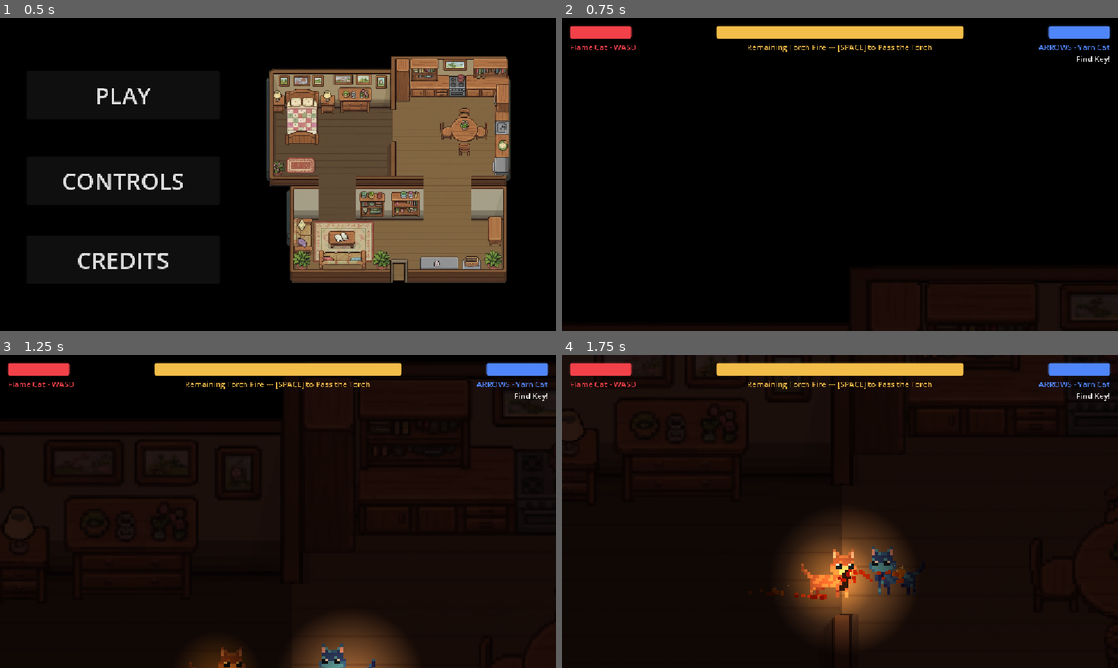
Above: before the commit, frames 1-4 (two rows, left to right).
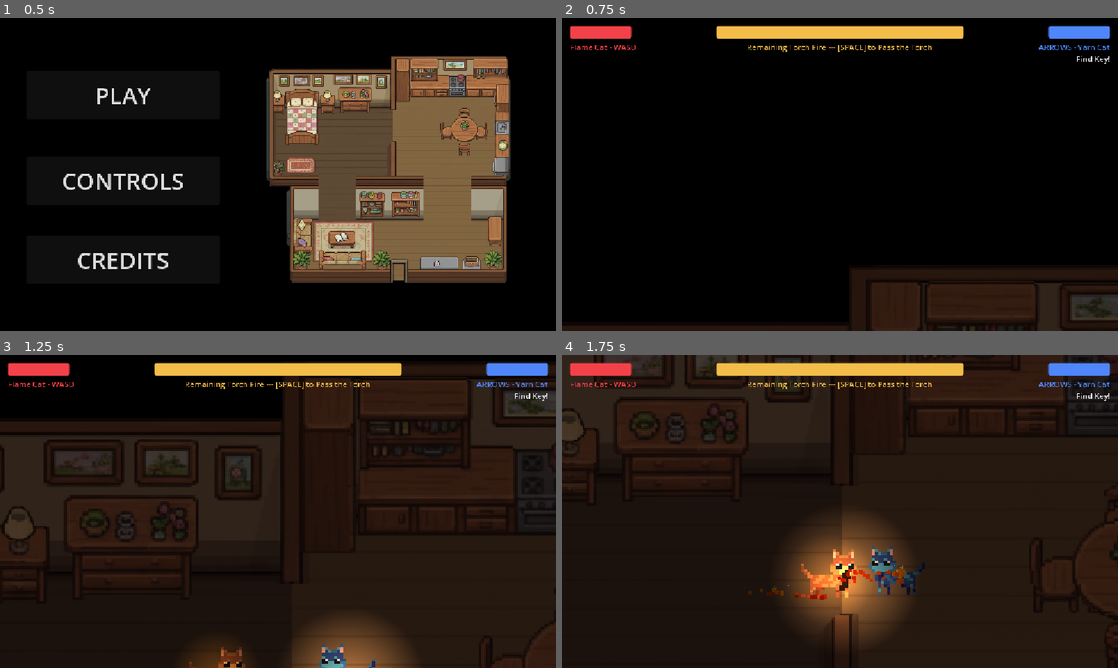
Above: after the commit, the same moments.

Repository: anqilique/GDGJam2-2025
Game: Godot game, scene res://Scenes/start_menu.tscn
Two runs of this game, one before a commit and one after it. Both use one fixed random seed, a clock stepped at 60 frames per second and the inputs below. The engine's default icon, where the game draws it, is replaced by a stand-in: a white triangle on a blue panel in a dark square.
Inputs (mouse positions are in pixels of both pictures, inside the frame that each line leads up to):
- Up to frame 1 (0.5 s): no input
- Up to frame 2 (0.75 s): click "PLAY" at 0.5 s
- Up to frame 3 (1.25 s): no input
- Up to frame 4 (1.75 s): move the mouse to (962, 495) at 1.27 s; hold D (fire_cat_move_right) from 1.28 s (still down); tap Space (yarn_cat_pass_torch) at 1.35 s; tap Shift (yarn_cat_search) at 1.55 s

Frame 1 is identical in both runs. In frame 2, 0.6% of the frame differs, in the area x 56-100%, y 85-100%; in frame 3, 2.3%, in the area x 0-100%, y 8-100%; in frame 4, 1.5%.

Commit message:
Move Search UI

Diff:
--- a/Scenes/map.tscn
+++ b/Scenes/map.tscn
@@ -231,7 +231,7 @@
 region_rect = Rect2(35, 102, 35, 346)
 
 [node name="DarknessNode" type="DirectionalLight2D" parent="."]
-color = Color(0.07058824, 0, 0, 0.89411765)
+color = Color(0.07058824, 0, 0, 0.75686276)
 blend_mode = 2
 range_z_max = 3
 
--- a/Scenes/yarn_cat.tscn
+++ b/Scenes/yarn_cat.tscn
@@ -63,17 +63,6 @@
 sprite_frames = SubResource("SpriteFrames_efeje")
 frame = 1
 frame_progress = 0.8095545
-
-[node name="SearchLabel" type="Label" parent="."]
-z_index = 4
-offset_left = -59.0
-offset_top = -49.0
-offset_right = 79.0
-offset_bottom = -22.0
-theme_override_font_sizes/font_size = 8
-text = "Search {location}?
-[SHIFT]"
-horizontal_alignment = 1
 
 [node name="BodyCollisionShape2D" type="CollisionShape2D" parent="."]
 rotation = -1.5707964
@@ -144,6 +133,18 @@
 rect = Rect2(-5, -5, 10, 10)
 script = ExtResource("11_lj1v2")
 
+[node name="CanvasLayer" type="CanvasLayer" parent="."]
+
+[node name="SearchLabel" type="Label" parent="CanvasLayer"]
+modulate = Color(0.30980393, 0.5254902, 0.9764706, 1)
+z_index = 4
+offset_left = 320.0
+offset_top = 112.0
+offset_right = 832.0
+offset_bottom = 139.0
+text = "Yarn Cat - Search {location}? [SHIFT]"
+horizontal_alignment = 1
+
 [connection signal="timeout" from="CanDropTimer" to="." method="_on_can_drop_timer_timeout"]
 [connection signal="timeout" from="BurnTimer" to="." method="_on_burn_timer_timeout"]
 [connection signal="screen_entered" from="VisibleOnScreenNotifier2D" to="VisibleOnScreenNotifier2D" method="_on_screen_entered"]
--- a/Scripts/SearchSpots.gd
+++ b/Scripts/SearchSpots.gd
@@ -75,4 +75,4 @@
 func _on_search_body_exited(body: Node2D) -> void:
 	if body.name == "YarnCat":
 		can_search = ""
-		yarn_cat.get_node("SearchLabel").hide()
+		yarn_cat.get_node("CanvasLayer/SearchLabel").hide()
--- a/Scripts/YarnCat/YarnCat.gd
+++ b/Scripts/YarnCat/YarnCat.gd
@@ -16,14 +16,14 @@
 func _ready() -> void:
 	fire_cat = get_tree().get_first_node_in_group("FireCat")
 	$BurnTimer.wait_time = Globals.alight_time
-	$SearchLabel.hide()
+	$CanvasLayer/SearchLabel.hide()
 
 
 func search(location):
 	if location == Globals.key_location:
 		if not Globals.key_found:
 			Globals.key_found = true
-			$SearchLabel.text = "Key has been found!"
+			$CanvasLayer/SearchLabel.text = "Yarn Cat - The Key has been found!"
 	else:
 		var find_kindling = randi_range(1, 4)
 
@@ -33,9 +33,9 @@
 			if Globals.torch_flames > 10:
 				Globals.torch_flames = 10
 
-			$SearchLabel.text = "Found some kindling!"
+			$CanvasLayer/SearchLabel.text = "Yarn Cat - Found some kindling!"
 		else:
-			$SearchLabel.text = "Nothing here!\nTry again?"
+			$CanvasLayer/SearchLabel.text = "Yarn Cat - Nothing here! Try again?"
 
 
 func show_searchable(location):
@@ -48,15 +48,15 @@
 		"ShelfR": txt_location = "Shelf"
 		_: txt_location = location
 
-	$SearchLabel.text = "Search " + txt_location + "?\n[SHIFT]"
-	$SearchLabel.show()
+	$CanvasLayer/SearchLabel.text = "Yarn Cat - Search " + txt_location + "? [SHIFT]"
+	$CanvasLayer/SearchLabel.show()
 
 
 func _physics_process(_delta):
 	if Globals.torch_holder != "YarnCat":
 		$AnimatedSprite2D.play("default")
-		if $SearchLabel.is_visible():
-			$SearchLabel.hide()
+		if $CanvasLayer/SearchLabel.is_visible():
+			$CanvasLayer/SearchLabel.hide()
 
 	else:
 		$AnimatedSprite2D.stop()
@@ -74,8 +74,6 @@
 			#$CanDropTimer.start()
 
 	if (Input.is_action_just_released("yarn_cat_pass_torch") and in_range):
-		print("passed torch!!!!!!!!!!!!!!!!!!!!!!!!!1")
-
 		match Globals.torch_holder:
 			"YarnCat":
 				Globals.torch_holder = "FireCat"
